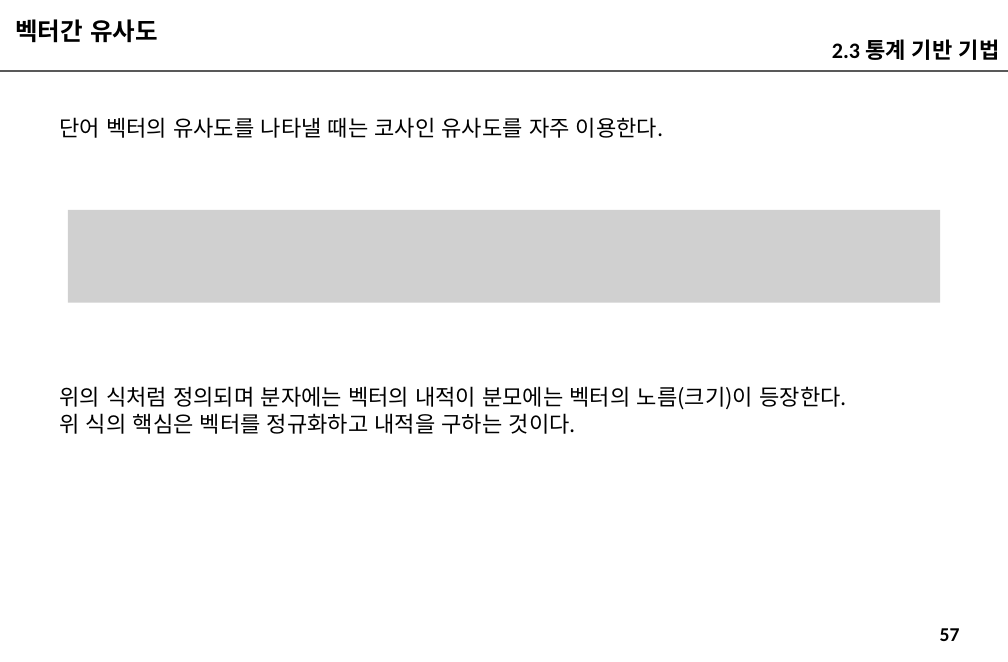
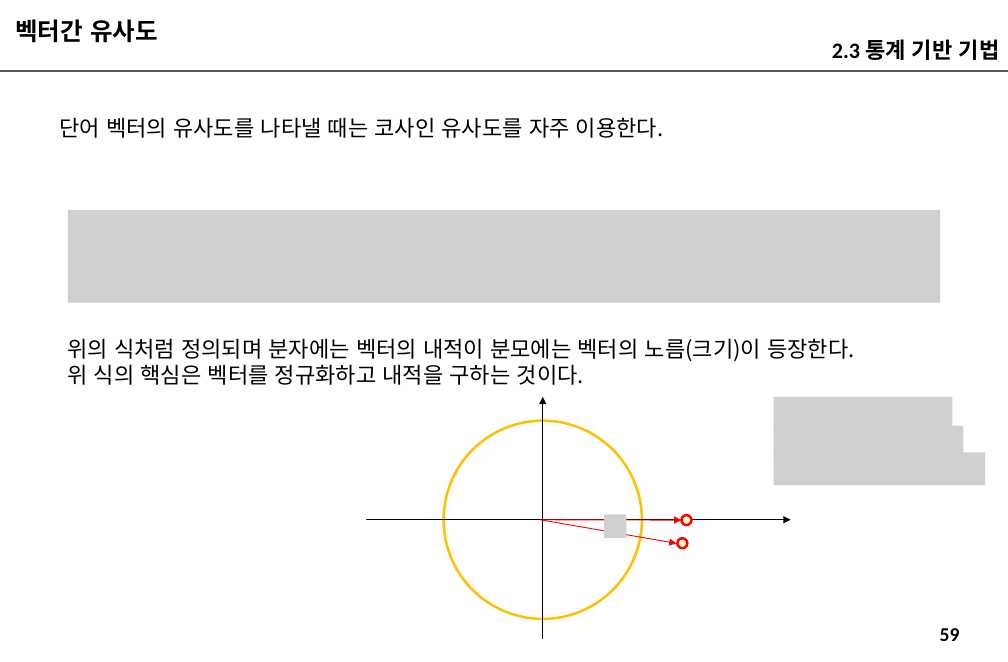
Before and after one commit to imguru-mooc/nlp_week, a slide deck: slide 59 of 인공지능_자연어처리_2_판서.pptx (slide 57 before the commit). Drawn at 1008x662 pixels with LibreOffice and Linux fonts; fonts in the diff are those of the drawing; grey boxes stand for pictures. Boxes give left, top, right and bottom in pixels: in the first picture for what was removed or moved away, otherwise in the second. Text is boxed around its words. In the diff, an @@ line names an element or a change of style, - is before the commit and + after.

```diff
--- a/인공지능_자연어처리_2_판서.pptx
+++ b/인공지능_자연어처리_2_판서.pptx
@@ text "위의 식처럼 정의되며 분자에는 벡터의 ...": place and size @@
-text "위의 식처럼 정의되며 분자에는 벡터의 ..." at (59, 386, 846, 434)
+text "위의 식처럼 정의되며 분자에는 벡터의 ..." at (67, 338, 854, 385)
@@ arrow added from (543, 638) to (543, 397), #000000 0.75 pt @@
@@ picture added at (773, 397, 952, 430) @@
@@ ellipse added at (444, 421, 643, 620), outline #FFC000 2 pt @@
@@ picture added at (773, 425, 963, 458) @@
@@ picture added at (773, 453, 985, 485) @@
@@ arrow added from (366, 520) to (791, 520), #000000 0.75 pt @@
@@ arrow added from (540, 520) to (676, 544), #FF0000 0.75 pt @@
@@ arrow added from (543, 520) to (681, 520), #FF0000 0.75 pt @@
@@ picture added at (604, 515, 627, 538) @@
@@ ellipse added at (677, 538, 687, 548), fill #FFFFCC, outline #FF0000 2 pt @@
@@ ellipse added at (681, 515, 691, 525), fill #FFFFCC, outline #FF0000 2 pt @@
@@ page number at (940, 628, 960, 641): text changed @@
-57
+59
```
Also in this commit, not shown: 19 other slides changed, 10 slides added.
